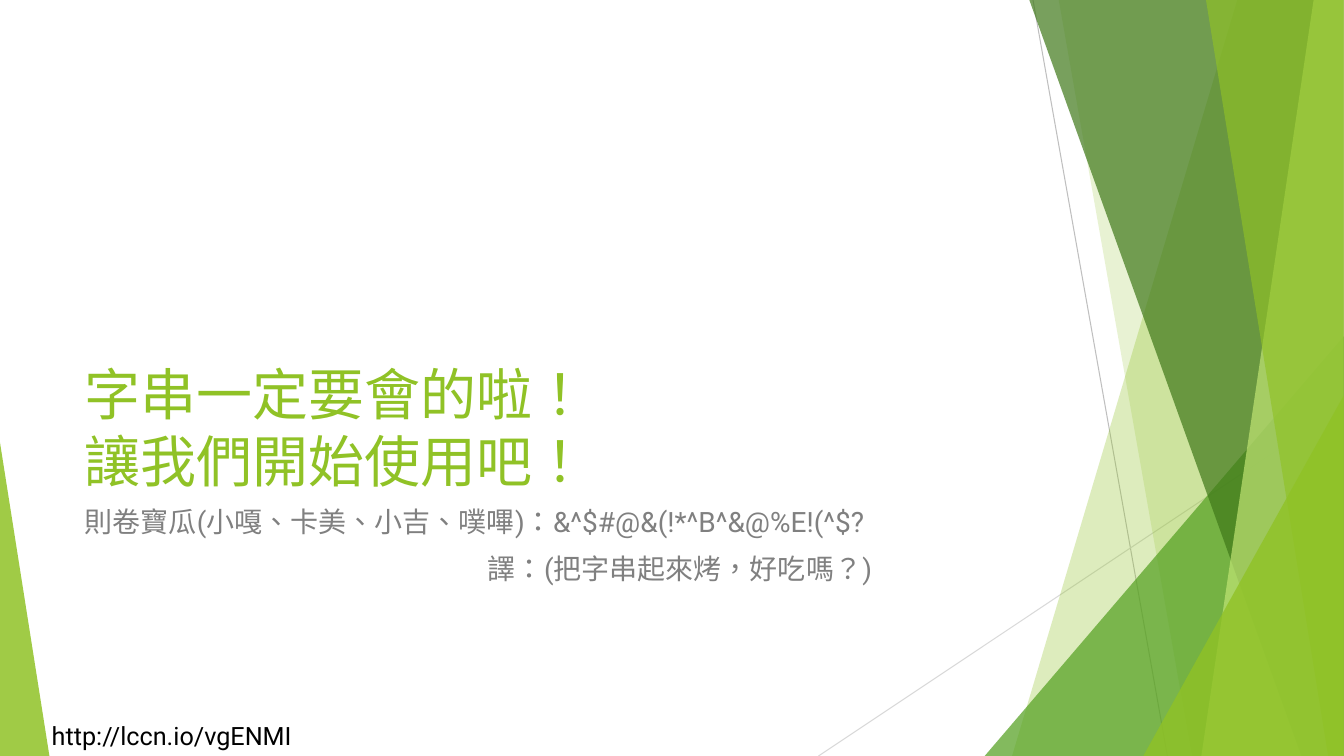
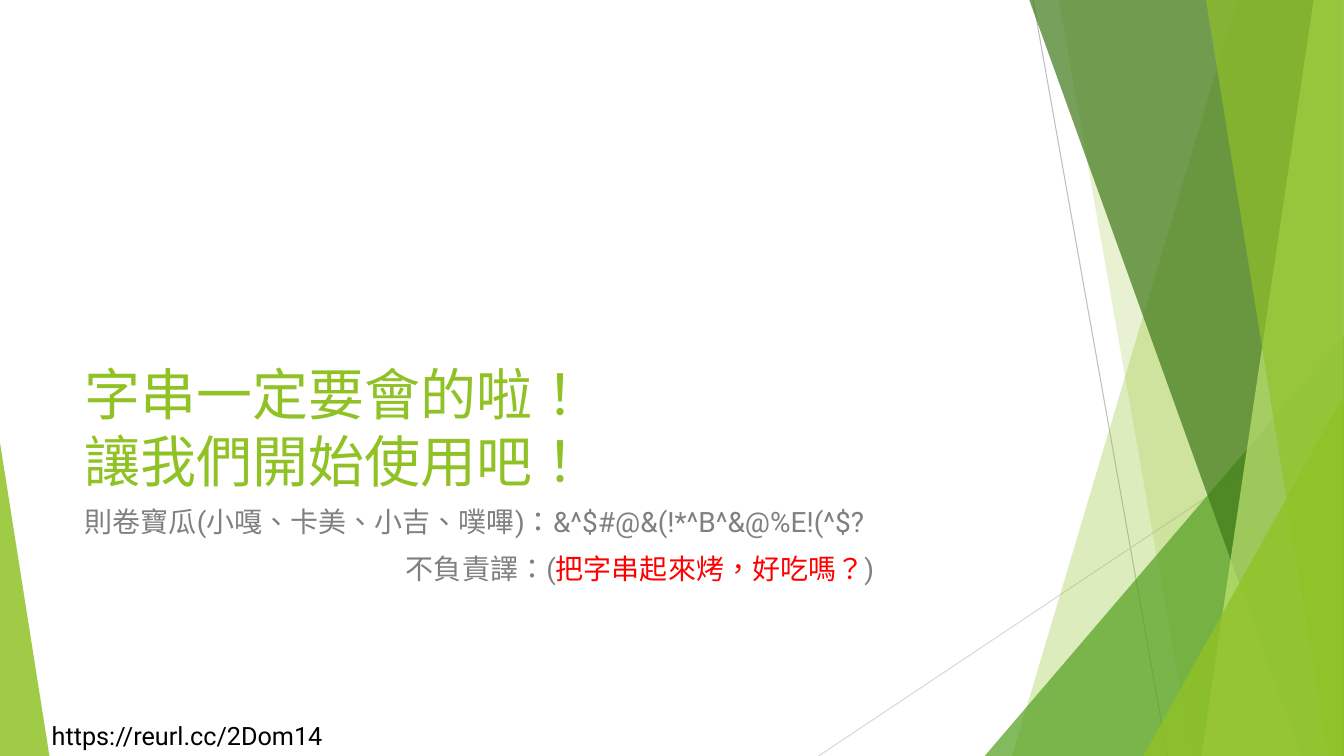
Before and after one commit to liulawsi/My_PPTs, a slide deck: slide 7 of LCC/Java/09_字串一定要會.pptx. Drawn at 1344x756 pixels with LibreOffice and Linux fonts; fonts in the diff are those of the drawing; background and template pictures are left out. Boxes give left, top, right and bottom in pixels: in the first picture for what was removed or moved away, otherwise in the second. Text is boxed around its words. In the diff, an @@ line names an element or a change of style, - is before the commit and + after.

```diff
--- a/LCC/Java/09_字串一定要會.pptx
+++ b/LCC/Java/09_字串一定要會.pptx
@@ text at [406,555,874,585]: text changed; text colour #808080 to #FF0000 @@
-譯：(把字串起來烤，好吃嗎？)
+不負責譯：(把字串起來烤，好吃嗎？)
@@ text removed at [52,726,292,751] @@
-http://lccn.io/vgENMI
@@ text added at [52,726,323,750], 18 pt, text #000000 @@
+https://reurl.cc/2Dom14
```
Also in this commit, not shown: 24 other slides changed, 1 slide added, 39 other files.
